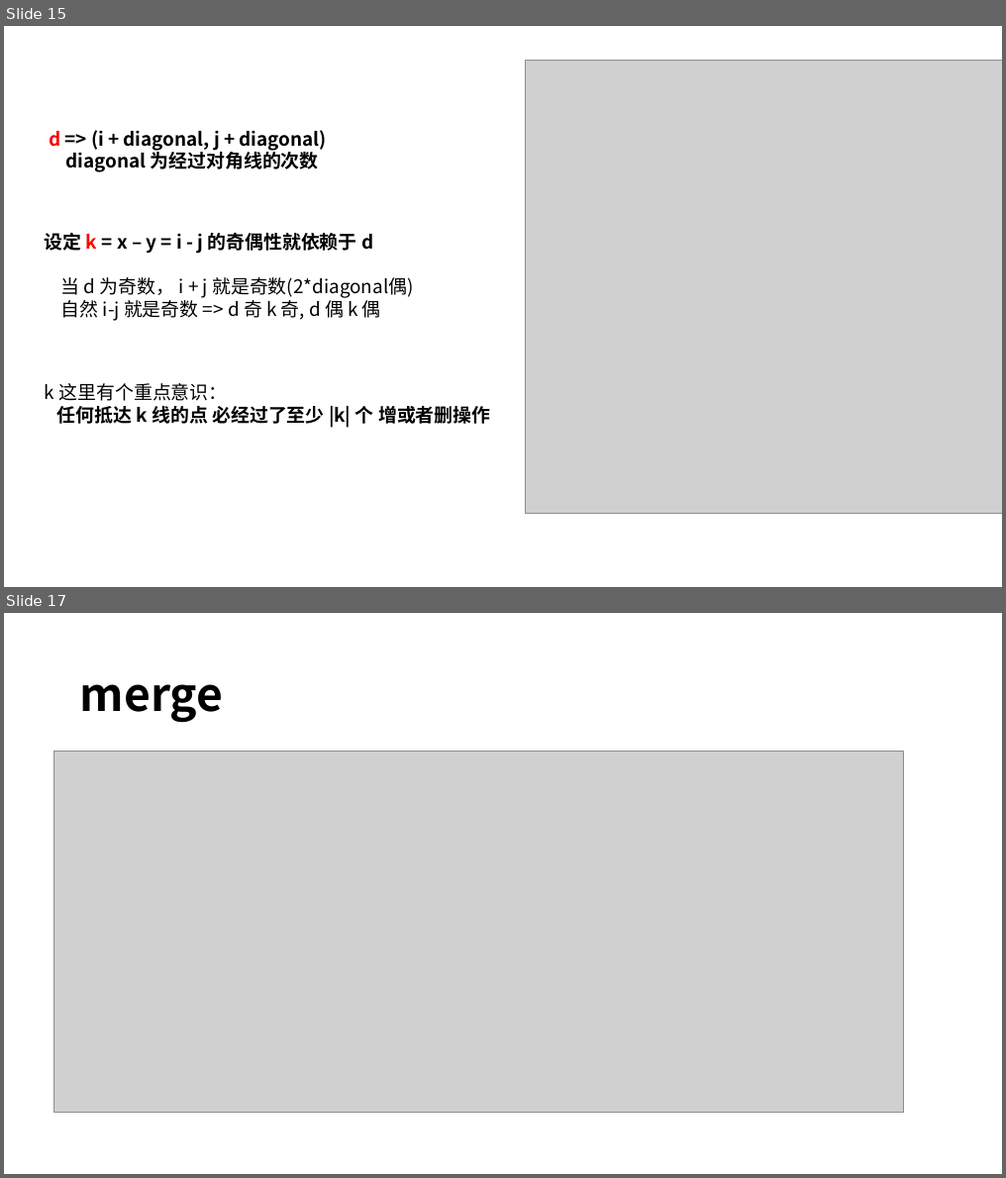
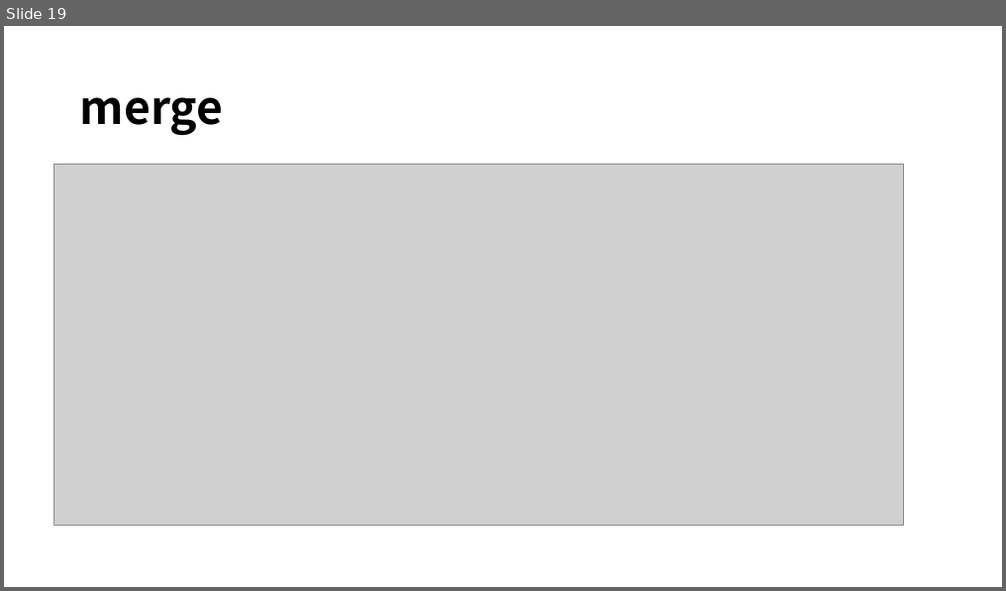
Before and after one commit to ReZeroS/git, a slide deck: doc/ZIT.pptx. Shown one above the other, each under a label of ours: slides 15 and 17 before the commit, slide 19 after it; the slides between them are not shown. The pictures are 1006x1178 and 1006x591 pixels, drawn with LibreOffice and Linux fonts; fonts in the diff are those of the drawing; grey boxes stand for pictures. Boxes give left, top, right and bottom in pixels: in the first picture for what was removed or moved away, otherwise in the second. Text is boxed around its words. In the diff, an @@ line names an element or a change of style, - is before the commit and + after.

```diff
--- a/doc/ZIT.pptx
+++ b/doc/ZIT.pptx
@@ slide 15 removed at (x1=4, y1=26, x2=1002, y2=587), background #FFFFFF @@
@@ picture removed at (x1=525, y1=61, x2=1002, y2=514) @@
@@ text removed at (x1=49, y1=130, x2=327, y2=173) @@
-d => (i + diagonal, j + diagonal)
-diagonal 为经过对角线的次数
@@ text removed at (x1=45, y1=233, x2=414, y2=321) @@
-设定 k = x – y = i - j 的奇偶性就依赖于 d
-当 d 为奇数， i + j 就是奇数(2*diagonal偶)
-自然 i-j 就是奇数 => d 奇 k 奇, d 偶 k 偶
@@ text removed at (x1=45, y1=383, x2=490, y2=427) @@
-k 这里有个重点意识：
-任何抵达 k 线的点 必经过了至少 |k| 个 增或者删操作
@@ what was slide 17 is now slide 19 @@
```
Also in this commit, not shown: 6 slides changed, 10 slides added, 6 other slides removed, 2 other files.
